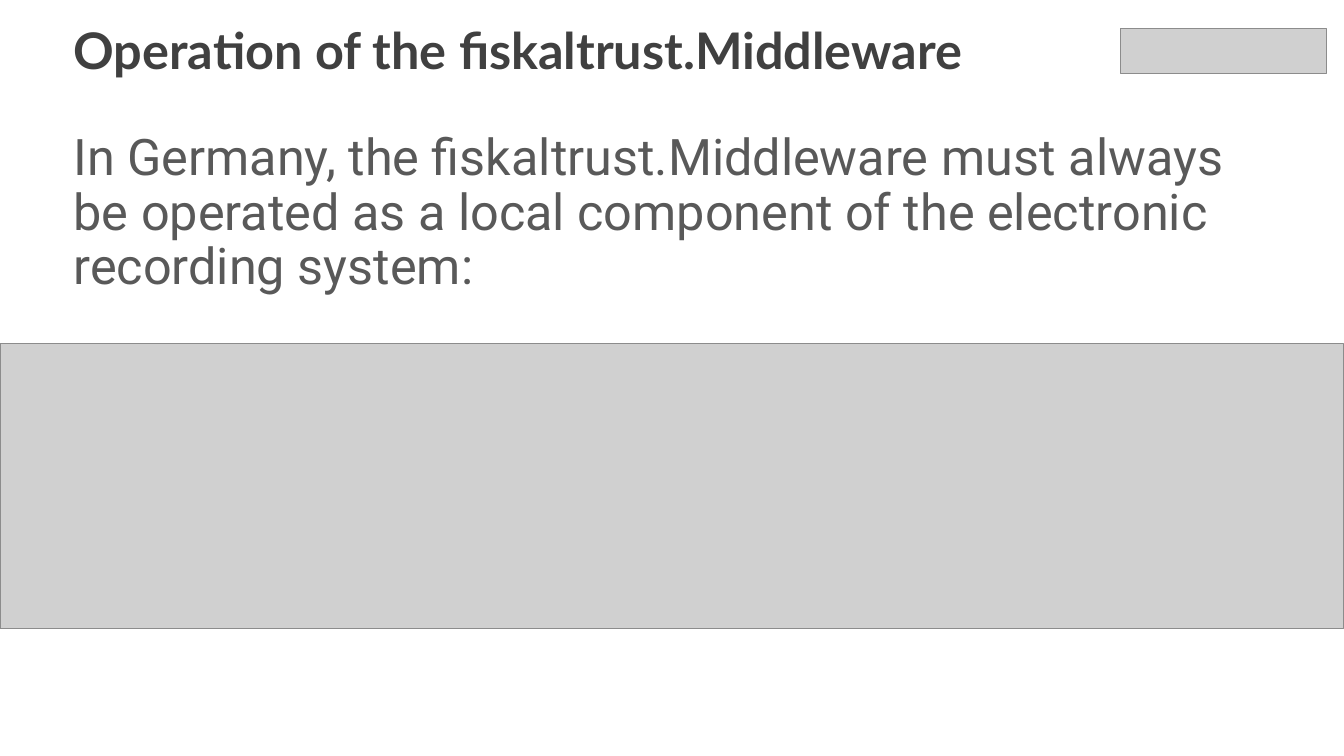
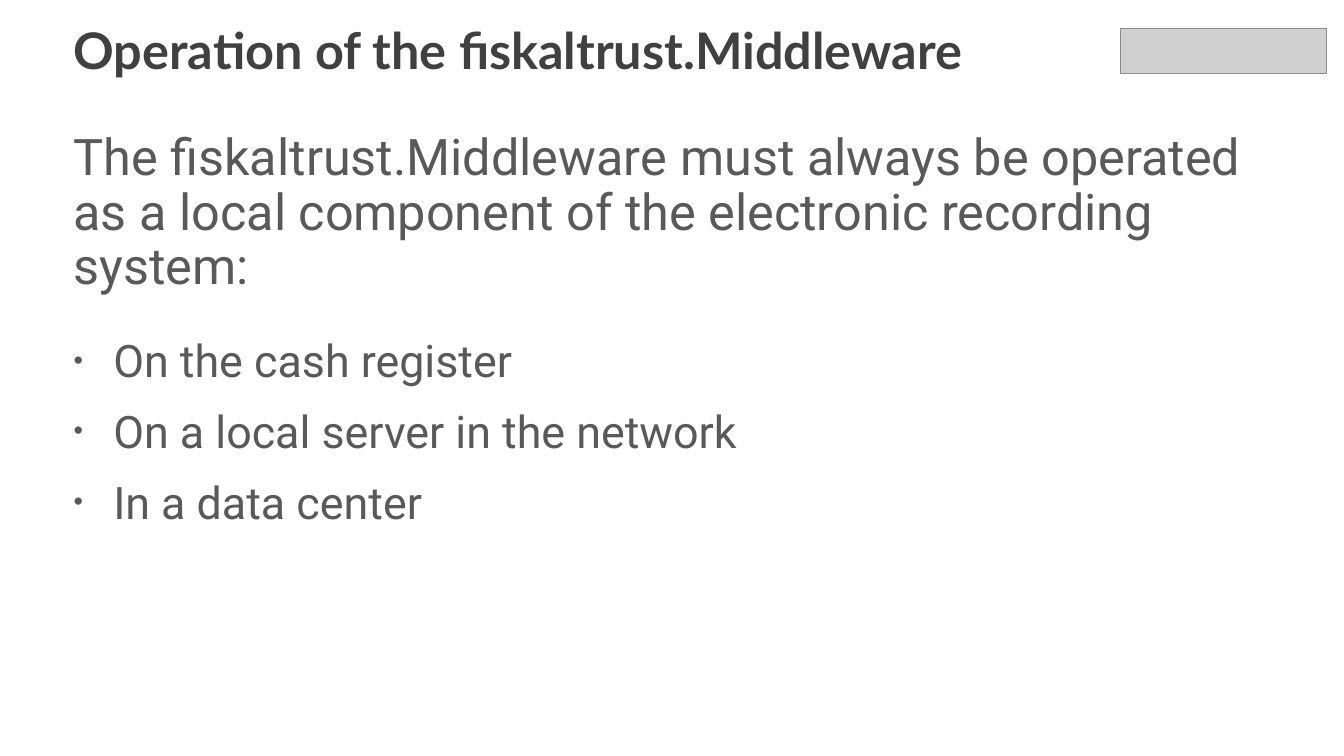
Before and after one commit to fiskaltrust/getting-started, a slide deck: slide 19 of poscreators/presentations/technical-onboarding-creator-en.pptx (slide 4 before the commit). Drawn at 1344x756 pixels with LibreOffice and Linux fonts; fonts in the diff are those of the drawing; grey boxes stand for pictures; background and template pictures are left out. Boxes give left, top, right and bottom in pixels: in the first picture for what was removed or moved away, otherwise in the second. Text is boxed around its words. In the diff, an @@ line names an element or a change of style, - is before the commit and + after.

```diff
--- a/poscreators/presentations/technical-onboarding-creator-en.pptx
+++ b/poscreators/presentations/technical-onboarding-creator-en.pptx
@@ text at (74,136,1240,520): text changed @@
-In Germany, the fiskaltrust.Middleware must always be operated as a local component of the electronic recording system:
+The fiskaltrust.Middleware must always be operated as a local component of the electronic recording system:
+• On the cash register
+• On a local server in the network
+• In a data center
@@ picture removed at (0,344,1344,629) @@
```
Also in this commit, not shown: 12 other slides changed, 2 slides added, 2 slides removed, 22 other files.
